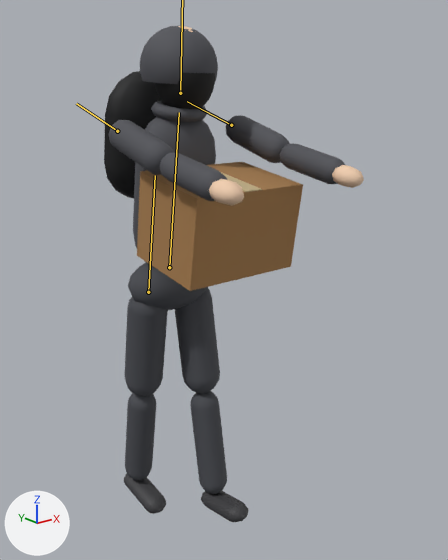
The glTF model city-hold/public/models/placeholder/char_looter_09_large_backpack.glb, before and after one commit.
Camera for both pictures: a 50 mm lens placed at (-1.292, -1.954, 1.69), pointed at (0.103, -0.21, 0.992). Arrows for +X, +Y and +Z are at lower left; the lights stay in place. The first picture is the older version. Both versions are drawn at frame 30 of the action 'held'; the numbers are the values there. The bones that change are drawn over the model as lines.

Objects in the first picture: 'Mesh_0', 'skin_12', 'skin_12.001', 'skin_12.002', 'skin_12.003', 'skin_12.004', 'skin_skin' and 1 more.
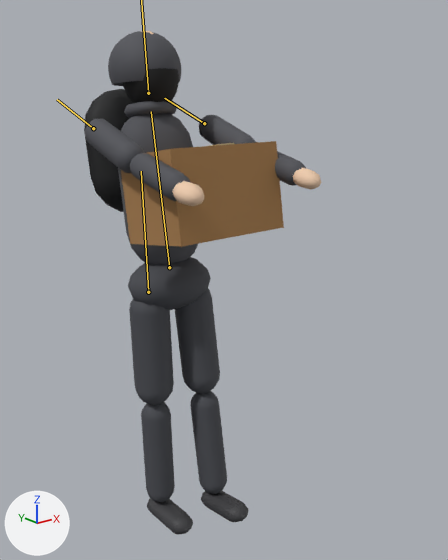
ob_carry is not drawn itself; it is the parent of ob_mesh_0, ob_mesh_1.

Pixel boxes [x1, y1, x2, y2] of what changed, in the pictures (448 x 560 px):
'Mesh_0', posed (18% shorter)
    before: [137, 162, 303, 291]
    after: [121, 141, 284, 247]
'skin_12.002', posed (7% narrower)
    before: [108, 26, 345, 264]
    after: [85, 31, 306, 265]
'skin_12', posed (6% taller)
    before: [125, 263, 227, 494]
    after: [128, 257, 227, 502]
'skin_12.003', posed
    before: [104, 71, 161, 199]
    after: [84, 89, 133, 212]
'skin_12.004', posed (6% narrower)
    before: [154, 72, 215, 109]
    after: [122, 68, 179, 103]
'skin_12.001', posed (18% narrower, 10% shorter)
    before: [124, 474, 249, 522]
    after: [147, 491, 249, 534]
'skin_skin', posed
    before: [178, 26, 364, 206]
    after: [141, 31, 321, 206]
'Mesh_1', posed
    before: [221, 172, 262, 192]
    after: [209, 143, 234, 146]
bone 'legL', root to tip
    before: (148, 292) to (155, 175)
    after: (148, 292) to (141, 171)
bone 'torso', root to tip
    before: (169, 267) to (179, 112)
    after: (169, 267) to (151, 111)
bone 'armL', root to tip
    before: (117, 131) to (76, 103)
    after: (93, 128) to (57, 99)
bone 'armR', root to tip
    before: (231, 125) to (187, 101)
    after: (204, 123) to (164, 98)

Edits to the bpy script that builds the scene:
```text
Change bone_legl:
    where bone_legl = bpy.data.objects['character'].pose.bones['legL']  # child of 'hips'
    bone_legl.rotation_quaternion: (0.997, 0.082, 0.0, 0.0) -> (1.0, -0.02, 0.0, 0.0)  # degrees (9, 0, 0) -> degrees (-2, 0, 0)
Change bone_torso:
    where bone_torso = bpy.data.objects['character'].pose.bones['torso']  # child of 'hips'
    bone_torso.rotation_quaternion: (0.997, 0.075, 0.0, 0.0) -> (0.997, -0.082, 0.0, 0.0)  # degrees (9, 0, 0) -> degrees (-9, 0, 0)
Change bone_head:
    where bone_head = bpy.data.objects['character'].pose.bones['head']  # child of 'torso'
    bone_head.rotation_quaternion: (0.999, -0.037, 0.0, 0.0) -> (0.999, 0.041, 0.0, 0.0)  # degrees (-4, 0, 0) -> degrees (5, 0, 0)
Change bone_arml:
    where bone_arml = bpy.data.objects['character'].pose.bones['armL']  # child of 'torso'
    bone_arml.rotation_quaternion: (0.748, -0.663, 0.0, 0.0) -> (0.855, -0.518, 0.0, 0.0)  # degrees (-83, 0, 0) -> degrees (-62, 0, 0)
Change bone_armr:
    where bone_armr = bpy.data.objects['character'].pose.bones['armR']  # child of 'torso'
    bone_armr.rotation_quaternion: (0.748, -0.663, 0.0, 0.0) -> (0.855, -0.518, 0.0, 0.0)  # degrees (-83, 0, 0) -> degrees (-62, 0, 0)
```
